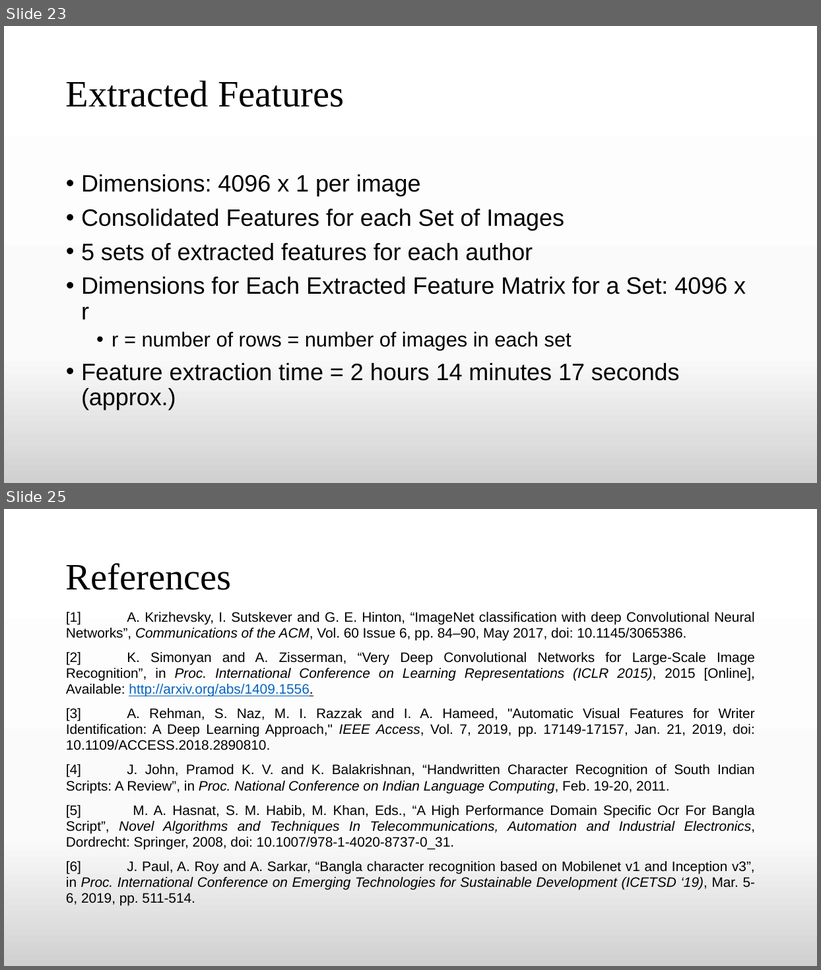
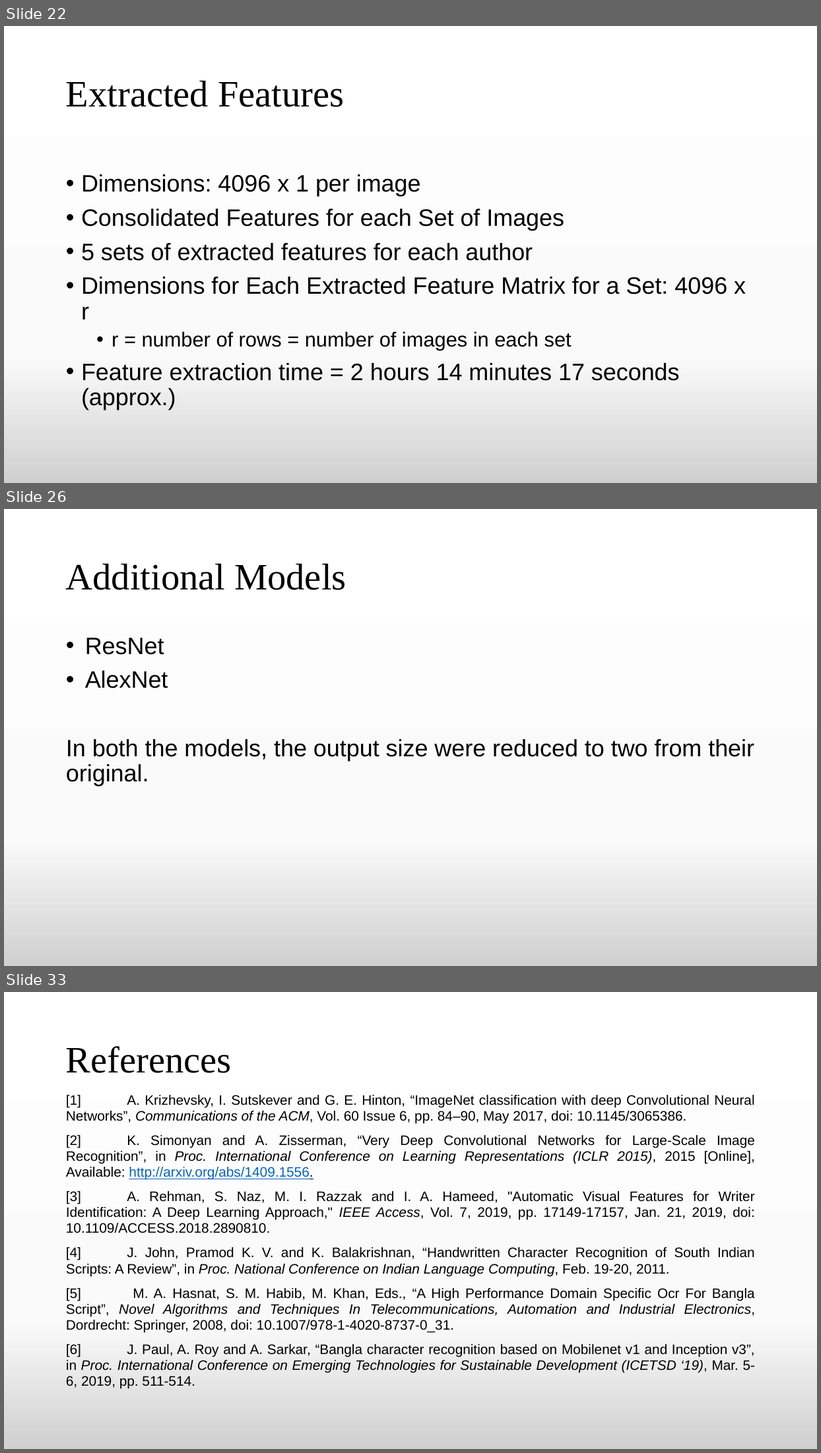
Before and after one commit to TheAnonymousMan/local-language-recognition-gcelt-class-2021, a slide deck: Documentation/4th Year Project Presentation.pptx. Shown one above the other, each under a label of ours: slides 23 and 25 before the commit, slides 22, 26 and 33 after it; the slides between them are not shown. The pictures are 821x970 and 821x1453 pixels, drawn with LibreOffice and Linux fonts; fonts in the diff are those of the drawing. Boxes give left, top, right and bottom in pixels: in the first picture for what was removed or moved away, otherwise in the second. Text is boxed around its words. In the diff, an @@ line names an element or a change of style, - is before the commit and + after.

```diff
--- a/Documentation/4th Year Project Presentation.pptx
+++ b/Documentation/4th Year Project Presentation.pptx
@@ slide 26 added at <box>4,509,817,966</box>, background gradient #FFFFFF to #FBFBFB to #D1D1D1 @@
@@ title added at <box>66,563,346,590</box>, 44 pt, text #000000 @@
+Additional Models
@@ text added at <box>66,638,754,786</box>, 28 pt, text #000000 @@
+• ResNet
+• AlexNet
+In both the models, the output size were reduced to two from their original.
@@ what was slide 23 is now slide 22 @@
@@ what was slide 25 is now slide 33 @@
```
Also in this commit, not shown: 5 slides changed, 8 other slides added, 3 other files.
